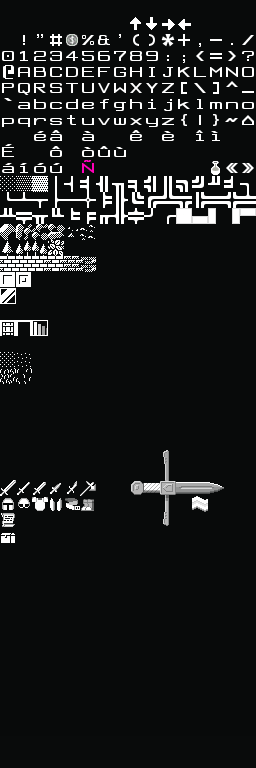
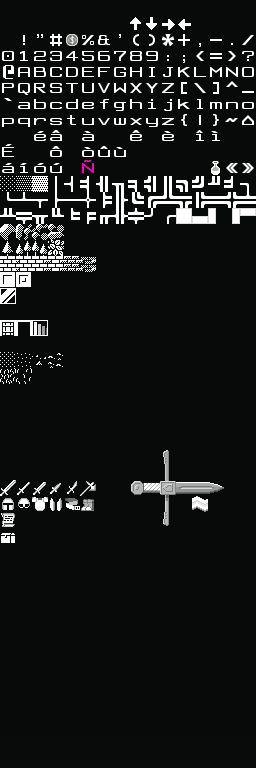
Layer changes from the first 256×768 image to the second:
painted on "Tile Map" over [0, 225, 95, 368]
